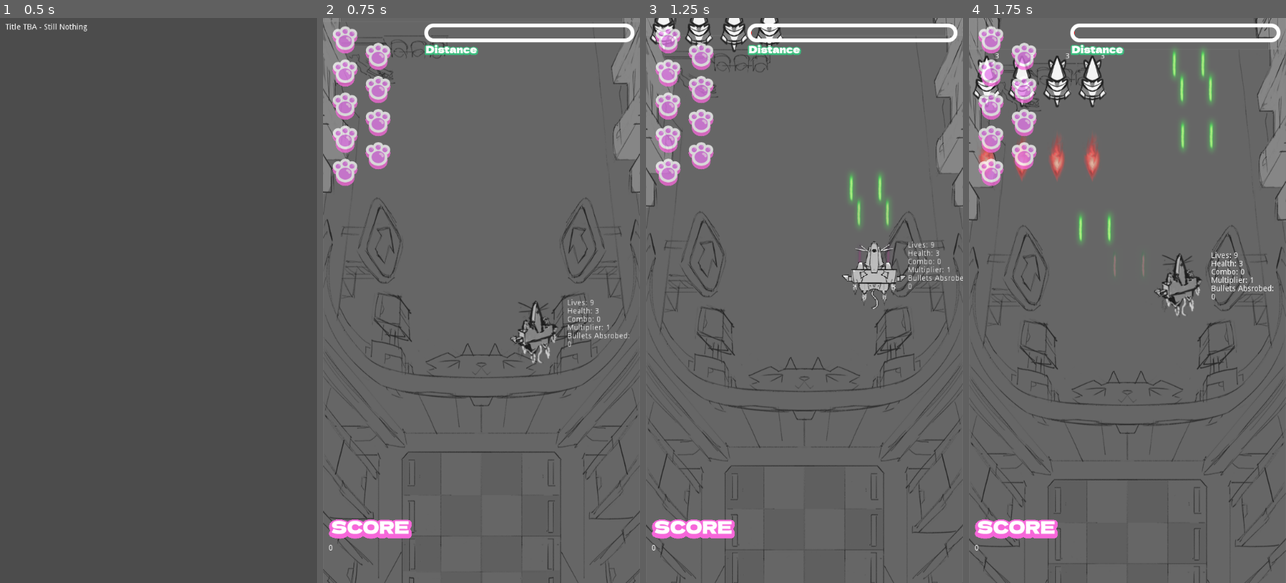
Above: before the commit, frames 1-4 (left to right).
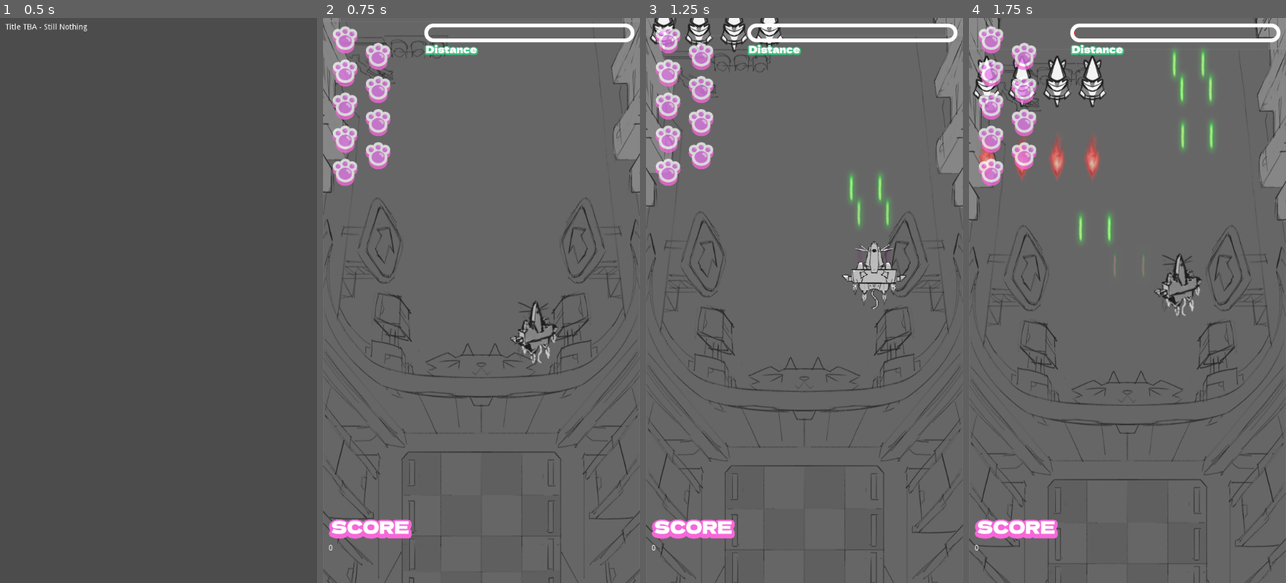
Above: after the commit, the same moments.

Repository: somedumbfox/GameJam-2022
Game: Godot game, scene res://Levels/Menu/MainMenu.tscn
Same seed, same stepped clock (60 frames per second), same inputs: the game is played once before the commit and once after it.
Inputs (mouse positions are in pixels of both pictures, inside the frame that each line leads up to):
- Up to frame 1 (0.5 s): no input
- Up to frame 2 (0.75 s): tap Enter at 0.5 s; move the mouse to (551, 272) at 0.52 s; click (551, 272) at 0.6 s
- Up to frame 3 (1.25 s): no input
- Up to frame 4 (1.75 s): drag from (1064, 328) to (1197, 272) at 1.27 s

Frame 1 is identical in both runs. In frame 2, 0.3% of the frame differs, in the area x 77-97%, y 49-59%; in frame 3, 0.2%; in frame 4, 0.3%, in the area x 8-96%, y 6-50%.
Error in both runs: Invalid get index '1' (on base: 'InputEventScreenTouch'). (res://Levels/MainLevel/MainLevel.gd:34)

Commit message:
testing windows build

Diff:
--- a/Game/Entities/NPC/Enemies/Pawn/EnemyPawn.gd
+++ b/Game/Entities/NPC/Enemies/Pawn/EnemyPawn.gd
@@ -23,6 +23,11 @@
 
 
 func _on_EntityCollisionDetector_area_entered(area:Area2D):
+	if(area.get_collision_layer_bit(4)):
+		SPEED = 0
+		$AnimationPlayer.play("die")
+		return
+
 	if(area.get_collision_layer_bit(2)):
 		var projectile:Node = area.get_parent()
 		if(!offScreen):
@@ -36,7 +41,7 @@
 		health -= 1
 
 	$RichTextLabel.text = String(health)
-	if(health <= 0 or area.get_collision_layer_bit(4)):
+	if(health <= 0):
 		SPEED = 0
 		get_tree().call_group("UI", "increment_score", scoreValue)
 		$Gun/gunTimer.stop()
--- a/Game/Entities/NPC/Enemies/Pawn/EnemyPawn.tscn
+++ b/Game/Entities/NPC/Enemies/Pawn/EnemyPawn.tscn
@@ -398,6 +398,7 @@
 wait_time = 0.75
 
 [node name="RichTextLabel" type="RichTextLabel" parent="." index="5"]
+visible = false
 margin_left = 15.0
 margin_top = -52.0
 margin_right = 55.0
--- a/Game/Entities/NPC/Enemies/Rook/EnemyRook.gd
+++ b/Game/Entities/NPC/Enemies/Rook/EnemyRook.gd
@@ -18,6 +18,11 @@
 
 
 func _on_EntityCollisionDetector_area_entered(area:Area2D):
+	if(area.get_collision_layer_bit(4)):
+		SPEED = 0
+		$AnimationPlayer.play("die")
+		return
+
 	if(area.get_collision_layer_bit(2)):
 		var projectile:Node = area.get_parent()
 		if(!offScreen):
@@ -31,7 +36,7 @@
 		health -= 1
 
 	$RichTextLabel.text = String(health)
-	if(health <= 0 or area.get_collision_layer_bit(4)):
+	if(health <= 0):
 		get_tree().call_group("UI", "increment_score", scoreValue)
 		$Gun/gunTimer.stop()
 		$AnimationPlayer.play("die")
--- a/Game/Entities/NPC/Enemies/Rook/EnemyRook.tscn
+++ b/Game/Entities/NPC/Enemies/Rook/EnemyRook.tscn
@@ -355,6 +355,7 @@
 position = Vector2( 26, 33 )
 
 [node name="RichTextLabel" type="RichTextLabel" parent="." index="5"]
+visible = false
 margin_left = 35.0
 margin_top = -74.0
 margin_right = 75.0
--- a/Game/Entities/Player/Player.tscn
+++ b/Game/Entities/Player/Player.tscn
@@ -187,6 +187,7 @@
 anims/hit = ExtResource( 7 )
 
 [node name="health" type="RichTextLabel" parent="." index="4"]
+visible = false
 margin_left = 61.0
 margin_top = -61.0
 margin_right = 183.0
Not shown, changed: Game/export_presets.cfg
Not shown, changed: .github/workflows/release.yaml
